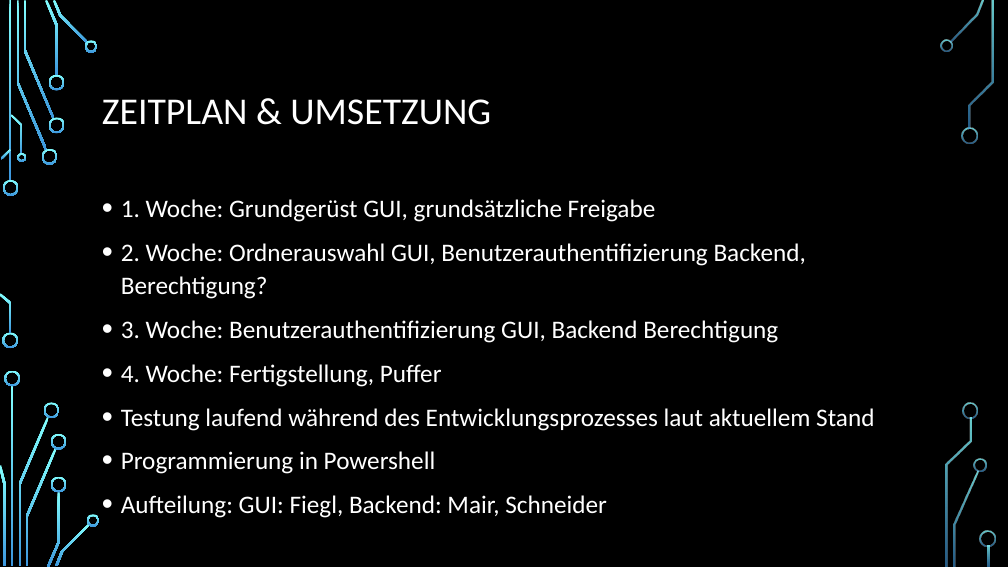
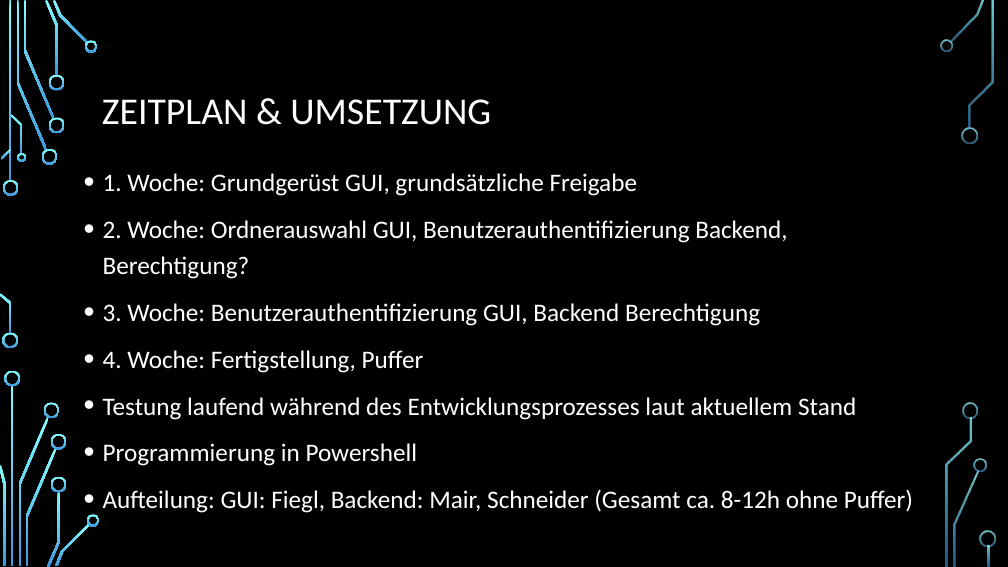
Before and after one commit to samumair/EZ-Share, a slide deck: slide 4 of Vorstellung.pptx. Drawn at 1008x567 pixels with LibreOffice and Linux fonts; fonts in the diff are those of the drawing; background and template pictures are left out. Boxes give left, top, right and bottom in pixels: in the first picture for what was removed or moved away, otherwise in the second. Text is boxed around its words. In the diff, an @@ line names an element or a change of style, - is before the commit and + after.

```diff
--- a/Vorstellung.pptx
+++ b/Vorstellung.pptx
@@ text "1. Woche: Grundgerüst GUI, grundsätzliche ...": place and size @@
-text "1. Woche: Grundgerüst GUI, grundsätzliche ..." at box(121, 199, 874, 518)
+text "1. Woche: Grundgerüst GUI, grundsätzliche ..." at box(103, 173, 913, 513)
@@ text at box(103, 173, 856, 466): line spacing 1.1 to 1.2 @@
@@ text at box(103, 489, 913, 513): text changed @@
-• Aufteilung: GUI: Fiegl, Backend: Mair, Schneider
+• Aufteilung: GUI: Fiegl, Backend: Mair, Schneider (Gesamt ca. 8-12h ohne Puffer)
```
Also in this commit, not shown: 1 other slide changed.
